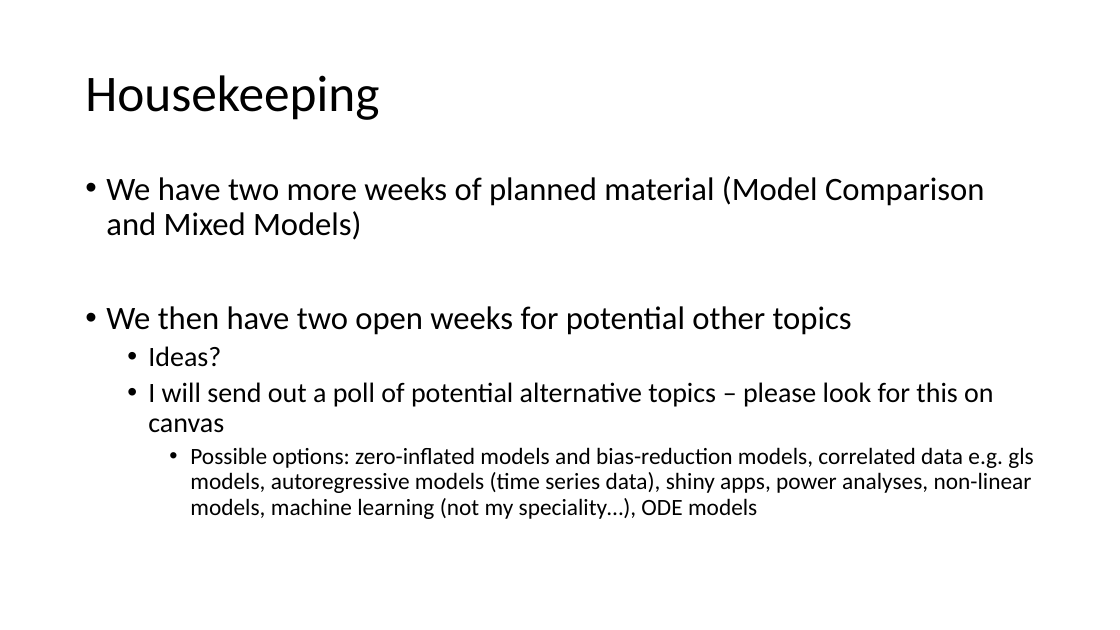
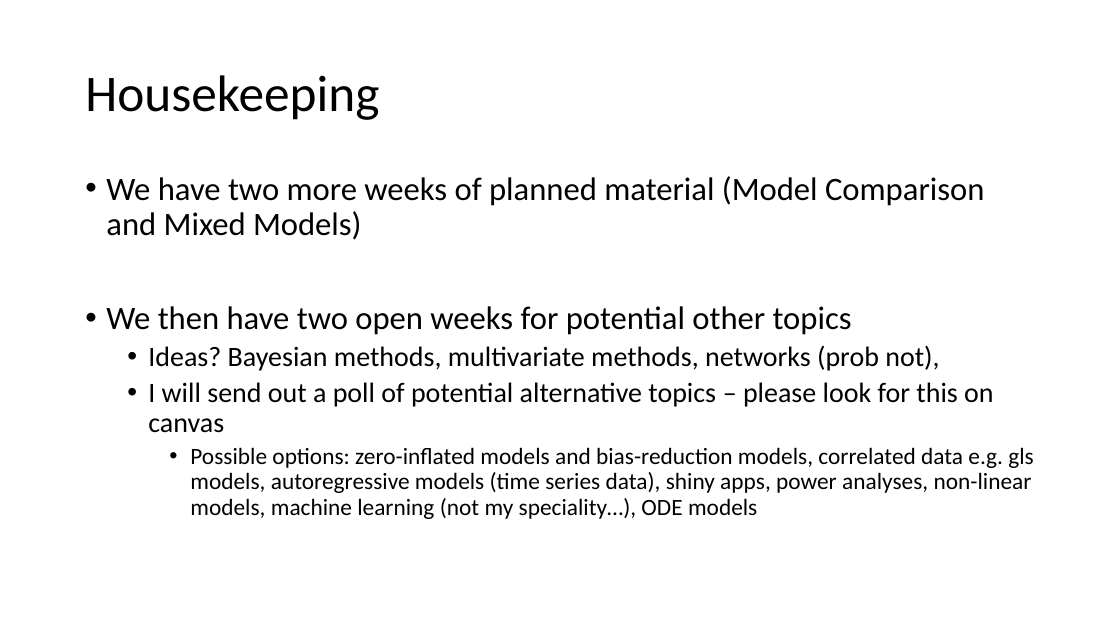
Before and after one commit to VTQuantMethodsEEB/klangwig, a slide deck: slide 2 of lectures/le10_glms.pptx. Drawn at 1120x630 pixels with LibreOffice and Linux fonts; fonts in the diff are those of the drawing. Boxes give left, top, right and bottom in pixels: in the first picture for what was removed or moved away, otherwise in the second. Text is boxed around its words. In the diff, an @@ line names an element or a change of style, - is before the commit and + after.

```diff
--- a/lectures/le10_glms.pptx
+++ b/lectures/le10_glms.pptx
@@ text at <box>148,345,939,371</box>: text changed @@
-  • Ideas?
+  • Ideas? Bayesian methods, multivariate methods, networks (prob not),
```
Also in this commit, not shown: 1 slide added, 13 other files.
